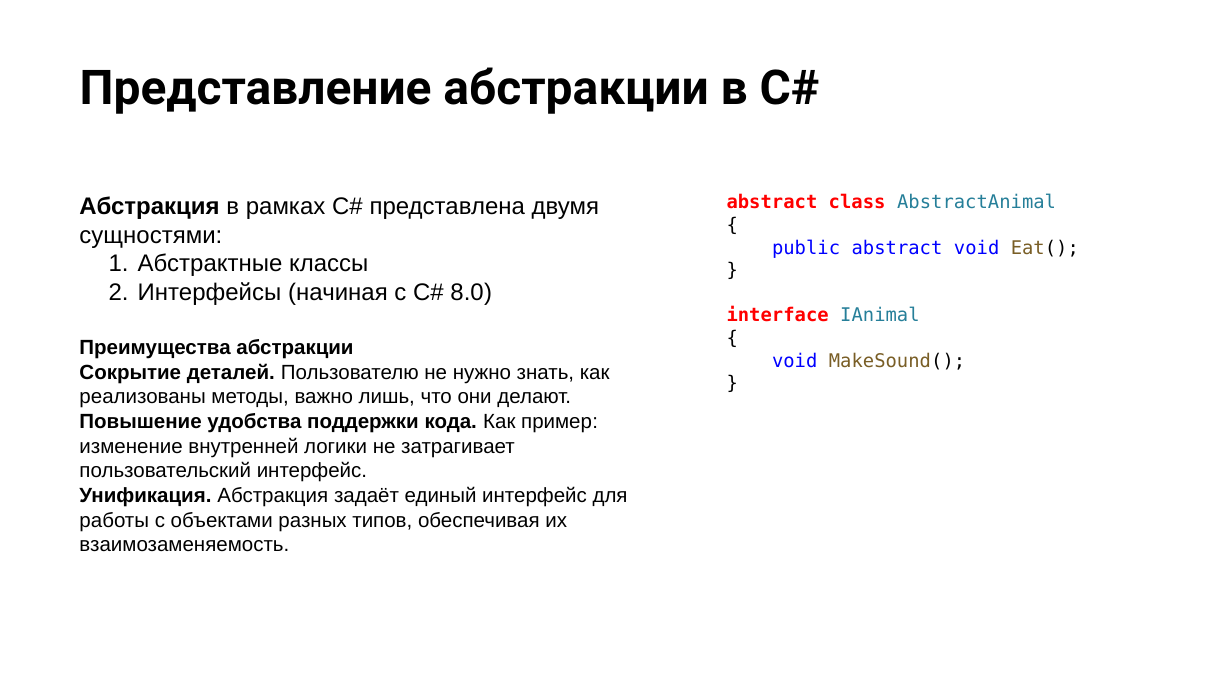
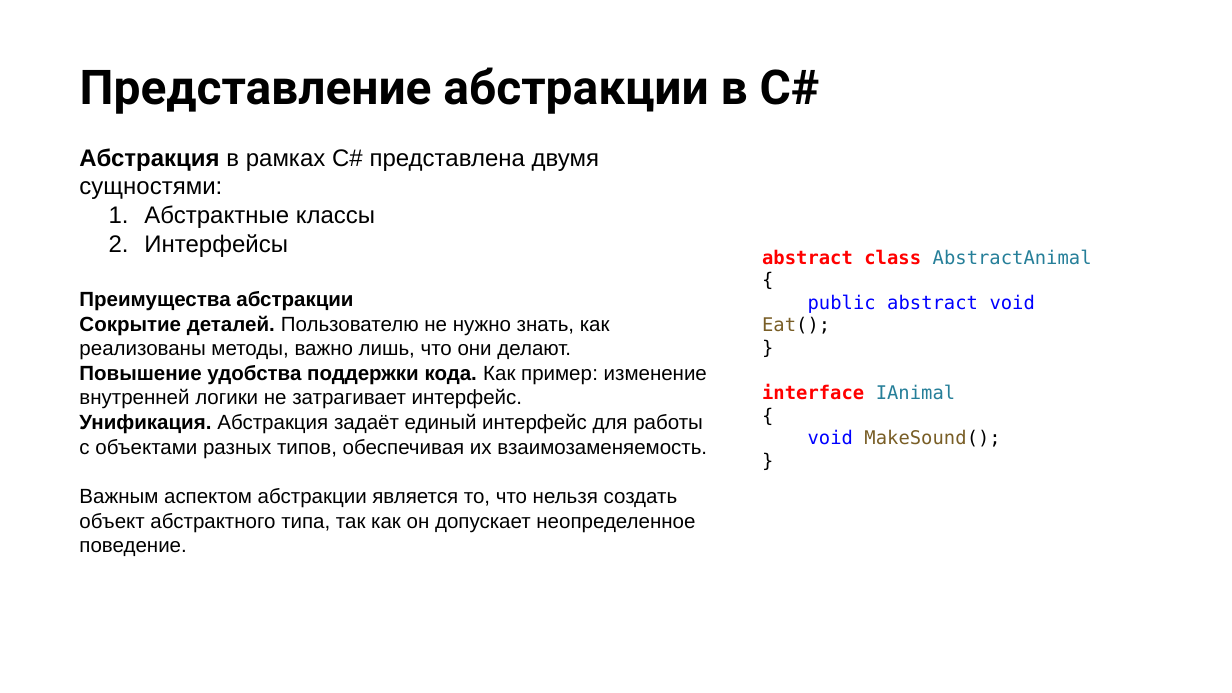
Before and after one commit to NilovPavel/OOP, a slide deck: slide 11 of ООПp.2.pptx. Drawn at 1232x693 pixels with LibreOffice and Linux fonts; fonts in the diff are those of the drawing; background and template pictures are left out. Boxes give left, top, right and bottom in pixels: in the first picture for what was removed or moved away, otherwise in the second. Text is boxed around its words. In the diff, an @@ line names an element or a change of style, - is before the commit and + after.

```diff
--- a/ООПp.2.pptx
+++ b/ООПp.2.pptx
@@ text "Абстракция в рамках C# представлена ..." moved from (x1=79, y1=196, x2=628, y2=552) to (x1=79, y1=148, x2=707, y2=556) @@
@@ text at (x1=144, y1=234, x2=288, y2=257): text changed @@
-  2. Интерфейсы (начиная с C# 8.0)
+  2. Интерфейсы
@@ text "abstract class AbstractAnimal" rewrapped from (x1=727, y1=193, x2=1079, y2=370) to (x1=762, y1=249, x2=1092, y2=447) @@
@@ text at (x1=79, y1=365, x2=707, y2=409): text changed @@
-Повышение удобства поддержки кода. Как пример: изменение внутренней логики не затрагивает пользовательский интерфейс.
+Повышение удобства поддержки кода. Как пример: изменение внутренней логики не затрагивает интерфейс.
@@ text at (x1=79, y1=488, x2=695, y2=556): paragraph added @@
+Важным аспектом абстракции является то, что нельзя создать объект абстрактного типа, так как он допускает неопределенное поведение.
```
Also in this commit, not shown: 7 other slides changed, 4 slides added, 2 slides removed, 2 other files.
